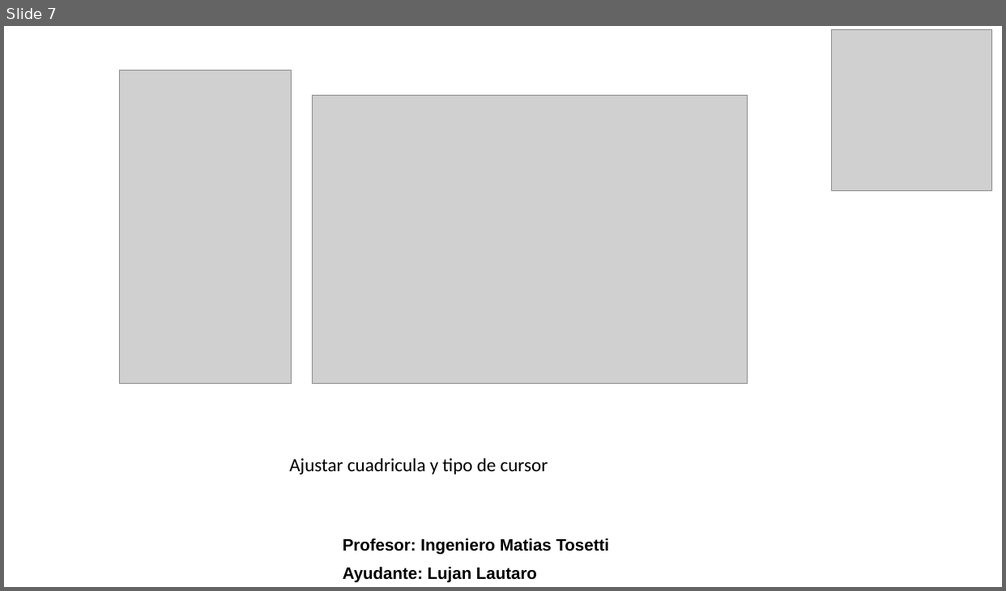
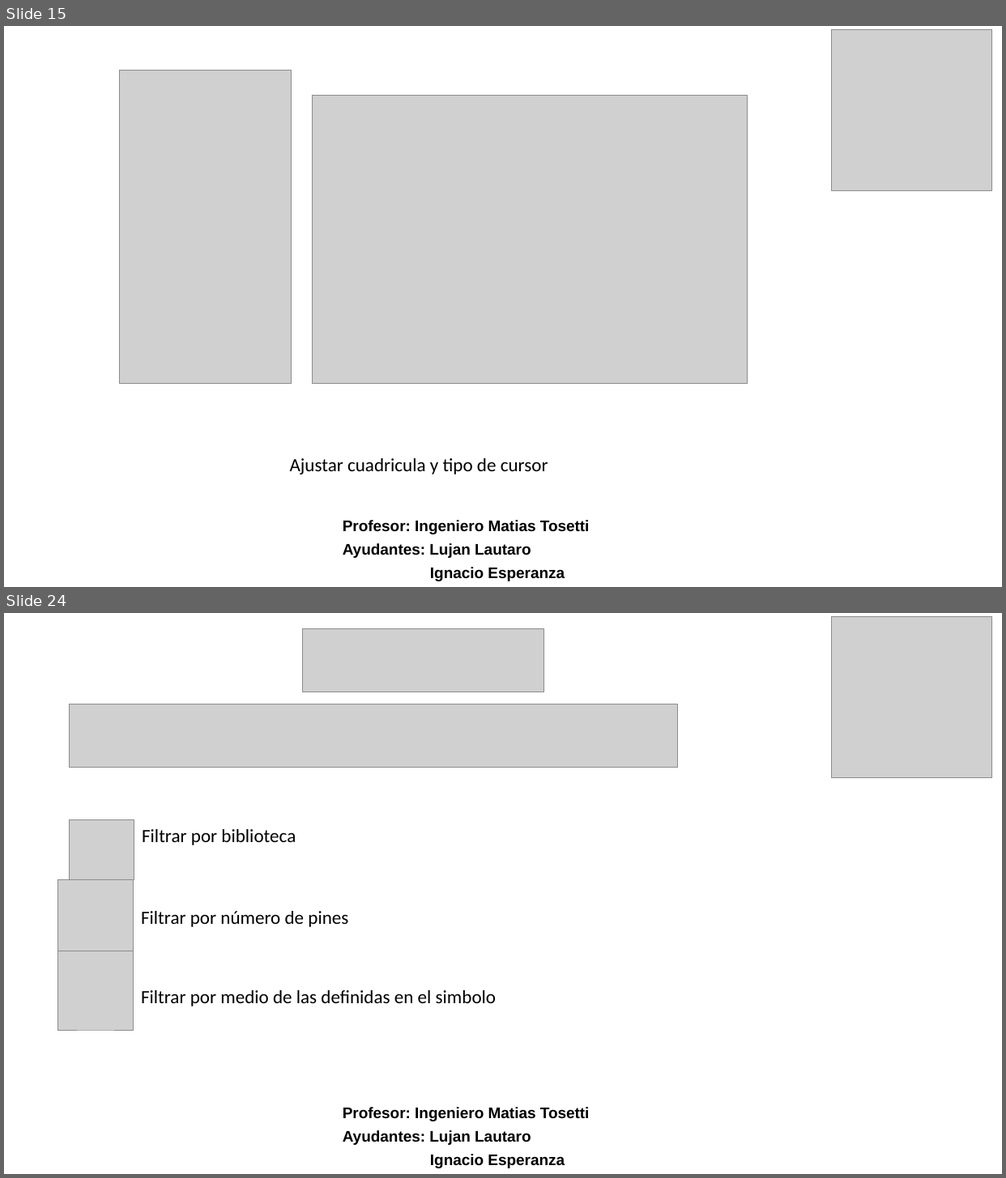
Before and after one commit to Lujham/Lab-de-Compu-1, a slide deck: Presentacion practica Lab de Compu 1.pptx. Shown one above the other, each under a label of ours: slide 7 before the commit, slides 15 and 24 after it; the slides between them are not shown. The pictures are 1006x591 and 1006x1178 pixels, drawn with LibreOffice and Linux fonts; fonts in the diff are those of the drawing; grey boxes stand for pictures. Boxes give left, top, right and bottom in pixels: in the first picture for what was removed or moved away, otherwise in the second. Text is boxed around its words. In the diff, an @@ line names an element or a change of style, - is before the commit and + after.

```diff
--- a/Presentacion practica Lab de Compu 1.pptx
+++ b/Presentacion practica Lab de Compu 1.pptx
@@ slide 24 added at bbox=[4, 613, 1002, 1174], background #FFFFFF @@
@@ picture added at bbox=[303, 628, 544, 692] @@
@@ picture added at bbox=[831, 617, 992, 777] @@
@@ picture added at bbox=[69, 704, 677, 767] @@
@@ picture added at bbox=[69, 820, 134, 880] @@
@@ text added at bbox=[142, 829, 296, 845], 18 pt, text #000000 @@
+Filtrar por biblioteca
@@ picture added at bbox=[58, 879, 134, 952] @@
@@ text added at bbox=[141, 911, 348, 927], 18 pt, text #000000 @@
+Filtrar por número de pines
@@ picture added at bbox=[58, 952, 134, 1030] @@
@@ text added at bbox=[141, 990, 496, 1007], 18 pt, text #000000 @@
+Filtrar por medio de las definidas en el simbolo
@@ text added at bbox=[343, 1107, 590, 1169], 14.8 pt, text #000000, bold @@
+Profesor: Ingeniero Matias Tosetti
+Ayudantes: Lujan Lautaro
+Ignacio Esperanza
@@ what was slide 7 is now slide 15 @@
@@ slide 15 changed as well @@
@@ text "Profesor: Ingeniero Matias Tosetti": place and size @@
-text "Profesor: Ingeniero Matias Tosetti" at bbox=[343, 539, 610, 583]
+text "Profesor: Ingeniero Matias Tosetti" at bbox=[343, 520, 590, 582]
@@ text at bbox=[343, 520, 590, 535]: size 16 to 14.8 pt in "Profesor: Ingeniero Matias Tosetti"; line spacing 0.9 to 0.7; less space between paragraphs @@
@@ text at bbox=[343, 544, 565, 582]: text changed; size 16 to 14.8 pt @@
-Ayudante: Lujan Lautaro
+Ayudantes: Lujan Lautaro
+Ignacio Esperanza
```
Also in this commit, not shown: 15 other slides changed, 26 other slides added.
